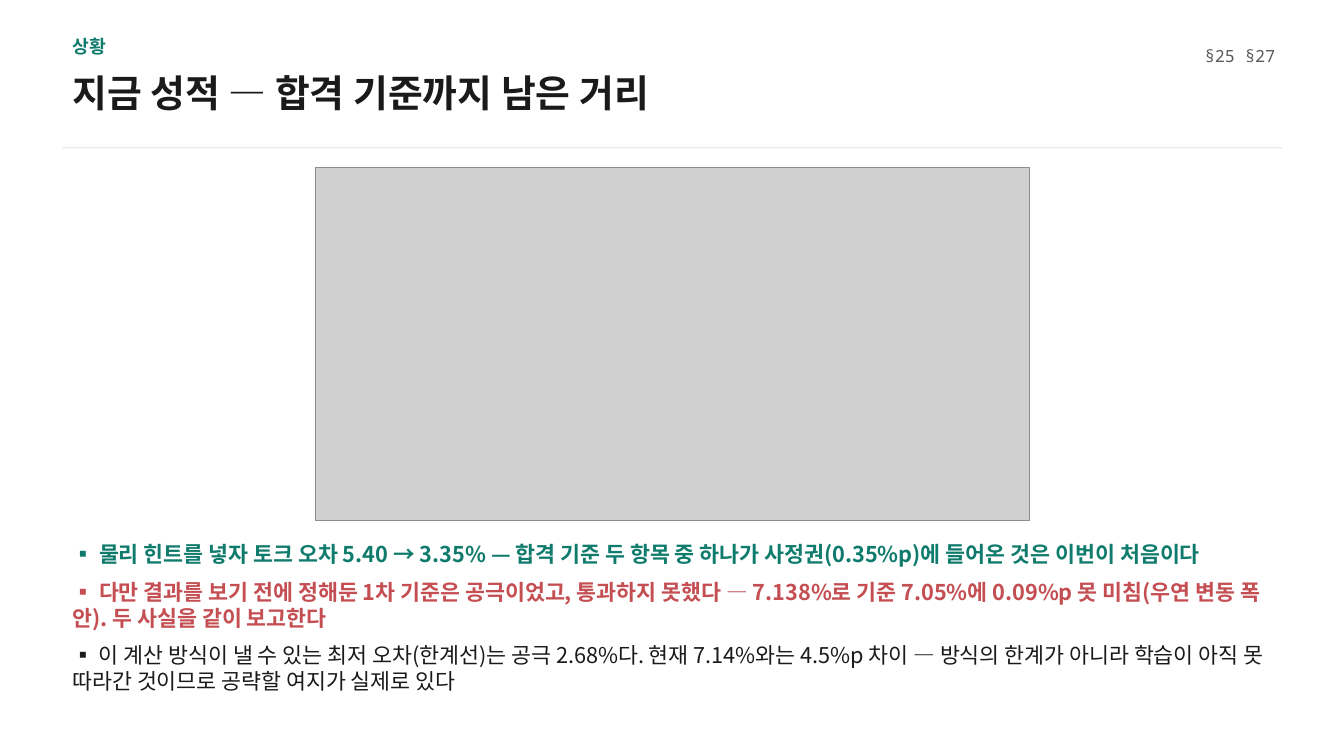
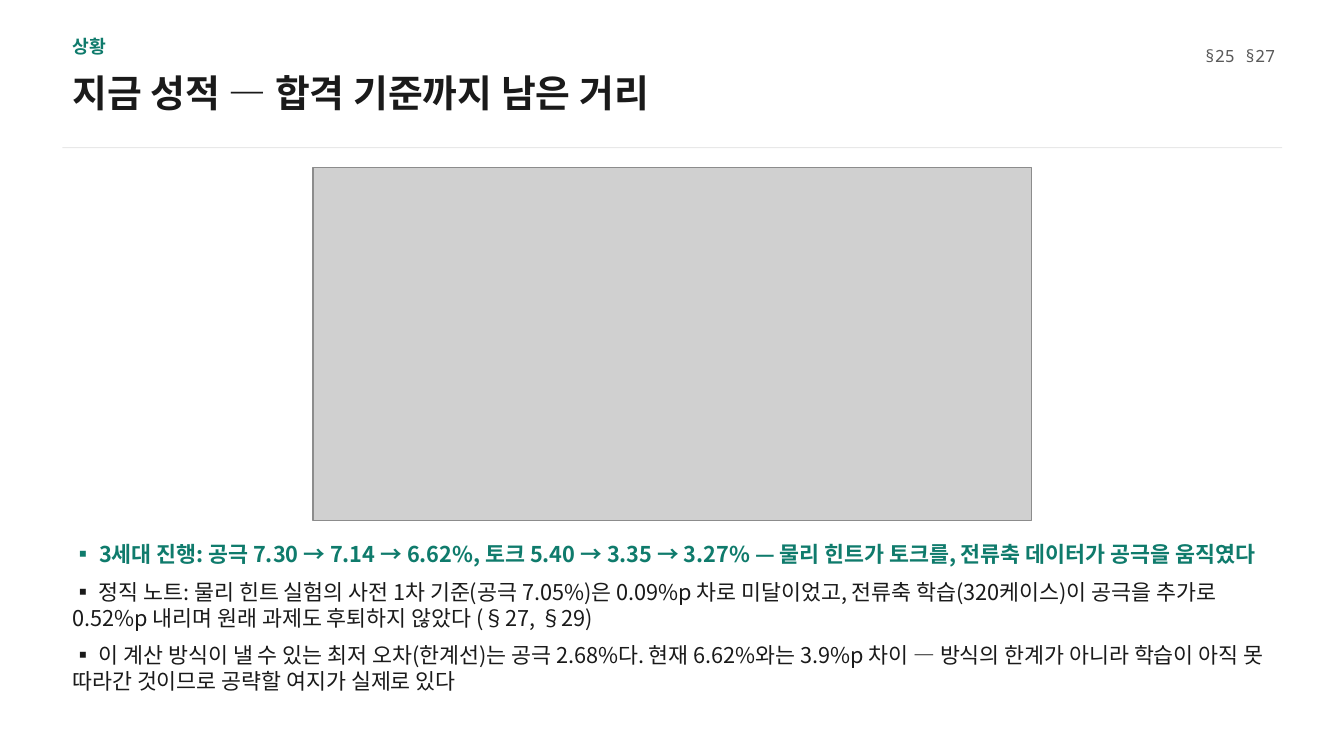
Before and after one commit to enjoyneer87/EveryMotor, a slide deck: slide 4 of results/viz/motorai_seminar_20260807.pptx. Drawn at 1344x756 pixels with LibreOffice and Linux fonts; fonts in the diff are those of the drawing; grey boxes stand for pictures. Boxes give left, top, right and bottom in pixels: in the first picture for what was removed or moved away, otherwise in the second. Text is boxed around its words. In the diff, an @@ line names an element or a change of style, - is before the commit and + after.

Commit message:
[VIZ] 세미나 덱·그림 v2 챔피언 반영 -- 게이트 차트 3세대(champion→prior→v2: 공극 7.30→7.14→6.62, 토크 5.40→3.35→3.27), 소거 차트에 물리주입·v2 막대 추가, 덱 헤드라인/카드/노트를 §29 수치로 갱신(전류 일반화 5.35/2.61 포함), 480 생성 진행 반영

```diff
--- a/results/viz/motorai_seminar_20260807.pptx
+++ b/results/viz/motorai_seminar_20260807.pptx
@@ text at box(72, 543, 1263, 691): text changed; bold off @@
-▪ 물리 힌트를 넣자 토크 오차 5.40 → 3.35% — 합격 기준 두 항목 중 하나가 사정권(0.35%p)에 들어온 것은 이번이 처음이다
-▪ 다만 결과를 보기 전에 정해둔 1차 기준은 공극이었고, 통과하지 못했다 — 7.138%로 기준 7.05%에 0.09%p 못 미침(우연 변동 폭 안). 두 사실을 같이 보고한다
-▪ 이 계산 방식이 낼 수 있는 최저 오차(한계선)는 공극 2.68%다. 현재 7.14%와는 4.5%p 차이 — 방식의 한계가 아니라 학습이 아직 못 따라간 것이므로 공략할 여지가 실제로 있다
+▪ 3세대 진행: 공극 7.30 → 7.14 → 6.62%, 토크 5.40 → 3.35 → 3.27% — 물리 힌트가 토크를, 전류축 데이터가 공극을 움직였다
+▪ 정직 노트: 물리 힌트 실험의 사전 1차 기준(공극 7.05%)은 0.09%p 차로 미달이었고, 전류축 학습(320케이스)이 공극을 추가로 0.52%p 내리며 원래 과제도 후퇴하지 않았다 (§27, §29)
+▪ 이 계산 방식이 낼 수 있는 최저 오차(한계선)는 공극 2.68%다. 현재 6.62%와는 3.9%p 차이 — 방식의 한계가 아니라 학습이 아직 못 따라간 것이므로 공략할 여지가 실제로 있다
```
Also in this commit, not shown: 3 other slides changed, 6 other files.
